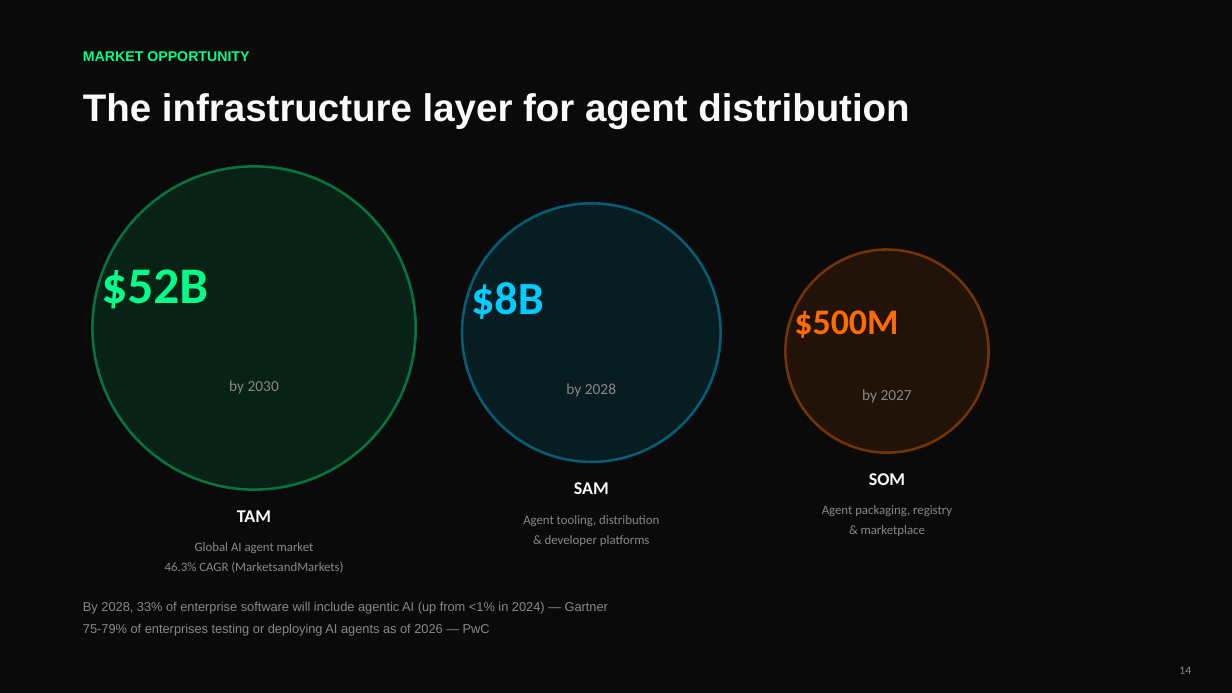
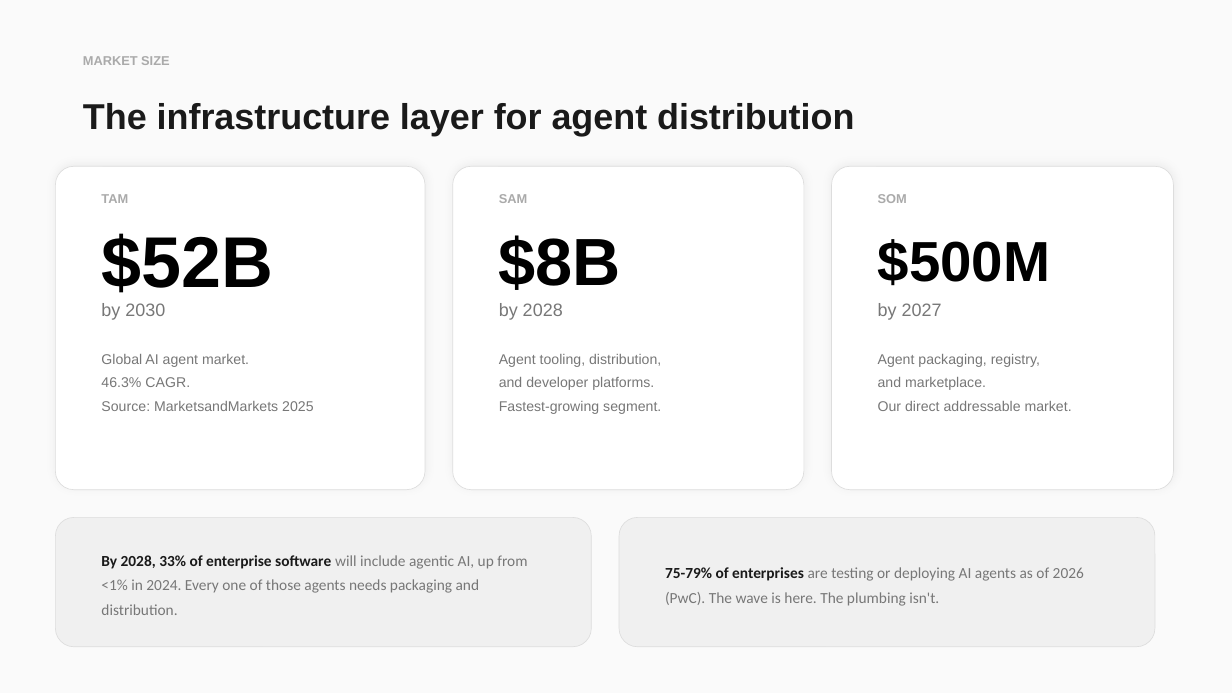
Before and after one commit to piyushhhxyz/AgentsOnAir, a slide deck: slide 14 of pitch-deck/AgentOnAir-Pitch.pptx. Drawn at 1232x693 pixels with LibreOffice and Linux fonts; fonts in the diff are those of the drawing. Boxes give left, top, right and bottom in pixels: in the first picture for what was removed or moved away, otherwise in the second. Text is boxed around its words. In the diff, an @@ line names an element or a change of style, - is before the commit and + after.

Commit message:
Rebuild pitch deck: light theme, monochromatic, bento layout, 21 slides
Complete redesign with:
- Light off-white background, monochromatic black/gray palette
- Bento grid layouts with rounded cards and subtle shadows
- 4 section dividers (black bg) for the user's 4 key questions
- Personal assistant narrative front and center (email agent story)
- Deep research with citations: MarketsandMarkets, Stack Overflow 2025,
  PwC, Gartner, npm/Docker/HuggingFace precedents
- Route to first 100 users playbook
- Business model with MRR projections
- Competitive landscape table
- 21 slides total, 488KB

```diff
--- a/pitch-deck/AgentOnAir-Pitch.pptx
+++ b/pitch-deck/AgentOnAir-Pitch.pptx
@@ background #0A0A0A to #FAFAFA @@
@@ text at [83, 56, 169, 65]: text changed; size 11 to 10 pt; text colour #00FF88 to #AAAAAA @@
-MARKET OPPORTUNITY
+MARKET SIZE
@@ text "The infrastructure layer for agent ...": place and size @@
-text "The infrastructure layer for agent ..." at [83, 93, 909, 129]
+text "The infrastructure layer for agent ..." at [83, 103, 854, 136]
@@ text "The infrastructure layer for agent ..." at [83, 103, 854, 136]: size 30 to 28 pt, text colour #FAFAFA to #1A1A1A @@
@@ rounded rectangle: place and size @@
-rounded rectangle at [92, 166, 416, 490]
+rounded rectangle at [55, 166, 425, 490]
@@ rounded rectangle at [55, 166, 425, 490]: ellipse to rounded rectangle; fill #00FF88 at 10% opacity to #FFFFFF; outline #00FF88 2 pt to #DDDDDD 0.5 pt; shadow on @@
@@ rounded rectangle added at [453, 166, 804, 490], fill #FFFFFF, outline #DDDDDD 0.5 pt @@
@@ rounded rectangle added at [832, 166, 1174, 490], fill #FFFFFF, outline #DDDDDD 0.5 pt @@
@@ text "TAM": place and size @@
-text "TAM" at [237, 510, 271, 522]
+text "TAM" at [101, 194, 128, 203]
@@ ellipse removed at [462, 203, 721, 462] @@
@@ text "SAM": place and size @@
-text "SAM" at [574, 482, 609, 494]
+text "SAM" at [499, 194, 527, 203]
@@ size 14 to 10 pt, font Calibri to Arial, text colour #FAFAFA to #AAAAAA; alignment centre to left in 3 elements at [499, 194, 527, 203], [101, 194, 128, 203], [878, 194, 907, 203] @@
@@ text "SOM": place and size @@
-text "SOM" at [869, 473, 905, 485]
+text "SOM" at [878, 194, 907, 203]
@@ text added at [101, 233, 273, 293], 56 pt, text #000000, bold @@
+$52B
@@ text added at [499, 235, 621, 290], 52 pt, text #000000, bold @@
+$8B
@@ text added at [878, 239, 1051, 286], 44 pt, text #000000, bold @@
+$500M
@@ text at [101, 261, 208, 309]: paragraph removed @@
-$52B
@@ ellipse removed at [786, 250, 989, 453] @@
@@ text "by 2030": place and size @@
-text "by 2030" at [101, 261, 279, 394]
+text "by 2030" at [101, 303, 165, 320]
@@ text at [471, 275, 544, 319]: paragraph removed @@
-$8B
@@ text "by 2028": place and size @@
-text "by 2028" at [471, 275, 616, 397]
+text "by 2028" at [499, 303, 563, 320]
@@ size 12 to 14 pt, font Calibri to Arial, text colour #888888 to #777777; alignment centre to left in 3 elements at [101, 303, 165, 320], [499, 303, 563, 320], [878, 303, 942, 320] @@
@@ text "by 2027": place and size @@
-text "by 2027" at [794, 304, 912, 403]
+text "by 2027" at [878, 303, 942, 320]
@@ text at [794, 304, 898, 338]: paragraph removed @@
-$500M
@@ text at [101, 354, 313, 411]: text changed; size 10 to 11 pt; font Calibri to Arial; text colour #888888 to #777777 @@
-Global AI agent market
-46.3% CAGR (MarketsandMarkets)
+Global AI agent market.
+46.3% CAGR.
+Source: MarketsandMarkets 2025
@@ text at [499, 354, 661, 414]: text changed; size 10 to 11 pt; font Calibri to Arial; text colour #888888 to #777777 @@
-Agent tooling, distribution
-& developer platforms
+Agent tooling, distribution,
+and developer platforms.
+Fastest-growing segment.
@@ text at [878, 354, 1072, 411]: text changed; size 10 to 11 pt; font Calibri to Arial; text colour #888888 to #777777 @@
-Agent packaging, registry
-& marketplace
+Agent packaging, registry,
+and marketplace.
+Our direct addressable market.
@@ rounded rectangle added at [55, 518, 592, 647], fill #F0F0F0, outline #DDDDDD 0.5 pt @@
@@ rounded rectangle added at [619, 518, 1155, 647], fill #F0F0F0, outline #DDDDDD 0.5 pt @@
@@ text at [101, 555, 527, 615]: text changed; size 10 to 12 pt; font Arial to Calibri; text colour #888888 to #777777 @@
-By 2028, 33% of enterprise software will include agentic AI (up from <1% in 2024) — Gartner
-75-79% of enterprises testing or deploying AI agents as of 2026 — PwC
+By 2028, 33% of enterprise software will include agentic AI, up from <1% in 2024. Every one of those agents needs packaging and distribution.
@@ text added at [665, 567, 1084, 606], 12 pt, text #777777 @@
+75-79% of enterprises are testing or deploying AI agents as of 2026 (PwC). The wave is here. The plumbing isn't.
@@ page number removed at [1179, 666, 1191, 674] @@
-14
```
Also in this commit, not shown: 17 other slides changed, 3 slides added, 4 slides removed.
